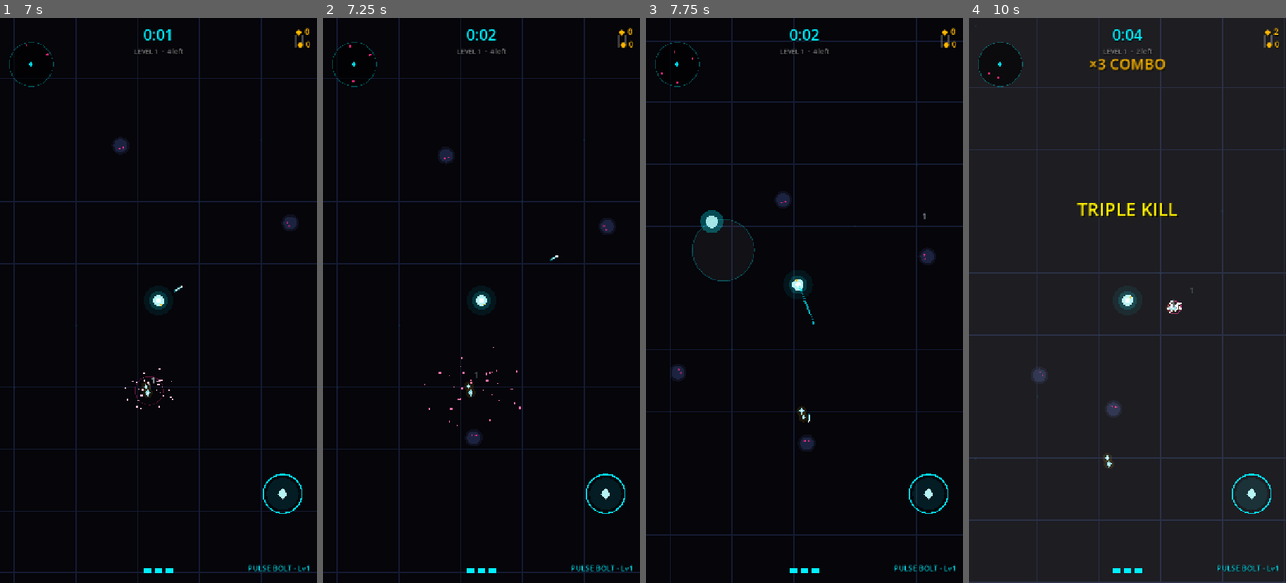
Above: before the commit, frames 1-4 (left to right).
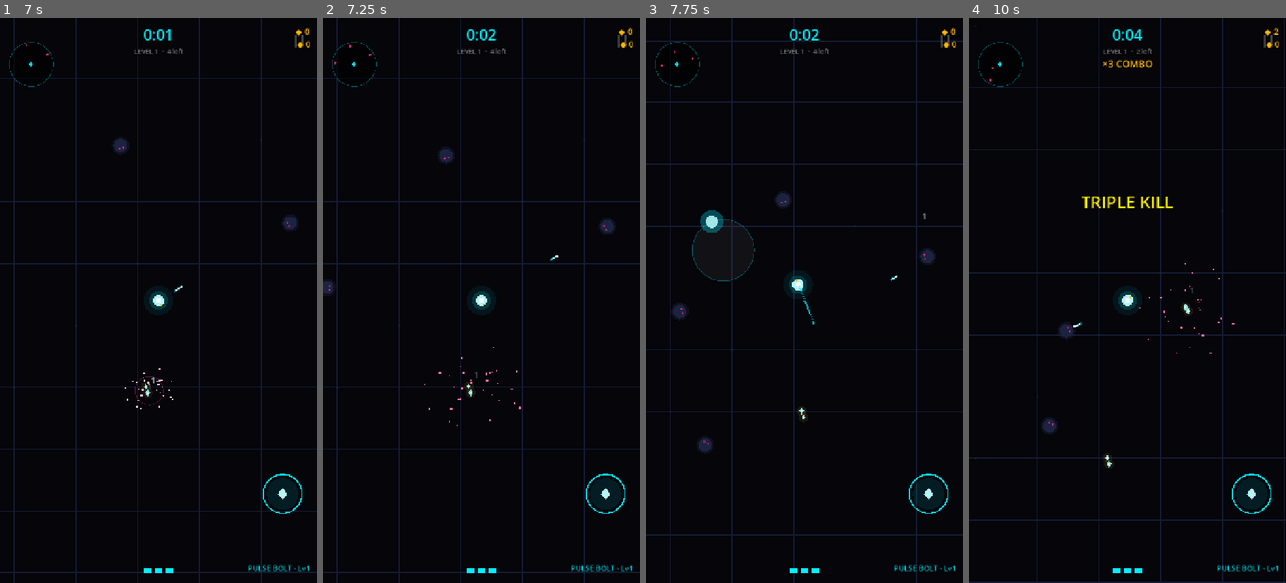
Above: after the commit, the same moments.

Repository: arvanidh/afterglow
Game: Godot game, scene res://scenes/boot.tscn
The game is run twice, just before and just after one commit, with the same random seed, the same clock (stepped at 60 frames per second) and the same inputs.
Inputs (mouse positions are in pixels of both pictures, inside the frame that each line leads up to):
- Up to frame 1 (7 s): click "SHOP" at 0.5 s; click "SHOP" at 1.25 s; click "SHOP" at 2 s; click "BACK" at 2.75 s; click "HOW TO PLAY" at 3.5 s; click "GOT IT" at 4.25 s; tap Enter at 5 s; move the mouse to (228, 272) at 5.02 s; click (228, 272) at 5.17 s; drag from (95, 328) to (142, 413) at 5.77 s; move the mouse to (190, 176) at 6.52 s; click (190, 176) at 6.67 s
- Up to frame 2 (7.25 s): no input
- Up to frame 3 (7.75 s): drag from (788, 413) to (709, 215) at 7.27 s
- Up to frame 4 (10 s): move the mouse to (1222, 385) at 8.02 s; click (1222, 385) at 8.17 s; drag from (1032, 215) to (1079, 159) at 8.77 s; move the mouse to (1143, 300) at 9.52 s; click (1143, 300) at 9.67 s

Frame 1 is identical in both runs. In frame 2, 0.1% of the frame differs, in the area x 0-50%, y 7-76%; in frame 3, 0.3%; in frame 4, 2.0%, in the area x 6-98%, y 2-99%.

Commit message:
v0.0.13: pause fix + random powerups + 11 funny kill sounds
🔧 Pause: dim background no longer blocks buttons, uses ColorRect
  containers for reliable touch detection on RESUME/QUIT
🎁 Random powerups: spawn every 6-12s near player with sparkle effect
🔊 11 funny kill sounds: pop, splat, squeak, crunch, splat2, boing,
  squelch, honk, whomp, doh, oops — randomly picked each kill
  so it never gets repetitive

Diff:
--- a/game/autoload/audio.gd
+++ b/game/autoload/audio.gd
@@ -186,3 +186,25 @@
 		var step := floorf(u * 3.0)
 		var f: float = [1319.0, 1568.0, 2093.0][int(step)]
 		return sin(t * f * TAU) * 0.8 * _env(fposmod(u * 3.0, 1.0) * 0.999 + 0.001, 0.01, 3.0))
+
+	# Extra funny kill sounds
+	_streams["boing"] = _bake(0.18, func(t: float, u: float) -> float:
+		var f: float = lerpf(600.0, 180.0, u)
+		return sin(t * f * TAU) * 0.7 * _env(u, 0.003, 4.0))
+
+	_streams["squelch"] = _bake(0.15, func(t: float, u: float) -> float:
+		return (_noise() * 0.6 + sin(t * lerpf(350.0, 100.0, u) * TAU) * 0.4) * _env(u, 0.003, 5.0))
+
+	_streams["honk"] = _bake(0.22, func(t: float, u: float) -> float:
+		return (_square(t * 330.0 * TAU) * 0.5 + _saw(t * 440.0 * TAU) * 0.3) * _env(u, 0.01, 2.5))
+
+	_streams["whomp"] = _bake(0.30, func(t: float, u: float) -> float:
+		var f: float = lerpf(120.0, 40.0, u)
+		return sin(t * f * TAU) * 0.8 * _env(u, 0.005, 2.0))
+
+	_streams["doh"] = _bake(0.25, func(t: float, u: float) -> float:
+		var f: float = lerpf(800.0, 250.0, pow(u, 0.7))
+		return sin(t * f * TAU) * 0.7 * _env(u, 0.004, 3.0))
+
+	_streams["oops"] = _bake(0.14, func(t: float, u: float) -> float:
+		return sin(t * lerpf(1200.0, 400.0, u) * TAU) * 0.6 * _env(u, 0.002, 6.0))
--- a/game/scenes/arena.gd
+++ b/game/scenes/arena.gd
@@ -42,6 +42,7 @@
 # director
 var _spawn_queue: Array[int] = []
 var _spawn_timer := 1.0
+var _powerup_timer := 8.0
 var _between_timer := 0.0
 var _in_between := false
 var _clear_drop_flip := false
@@ -169,6 +170,31 @@
 	if _spawn_timer <= 0.0 and not _spawn_queue.is_empty():
 		_spawn_timer = clampf(0.55 - level * 0.03, 0.15, 0.55)
 		_spawn_one(_spawn_queue.pop_back())
+	# Periodic random powerup spawn on screen
+	_powerup_timer -= delta
+	if _powerup_timer <= 0.0 and not _ending:
+		_powerup_timer = randf_range(6.0, 12.0)
+		var angle := rng.randf() * TAU
+		var dist := randf_range(200.0, 350.0)
+		var drop_pos := player.global_position + Vector2.from_angle(angle) * dist
+		_acquire_pickup().spawn(_random_orb_kind(), drop_pos)
+		# Small sparkle effect
+		var p := CPUParticles2D.new()
+		p.position = world.to_local(drop_pos)
+		p.one_shot = true
+		p.emitting = true
+		p.amount = 12
+		p.lifetime = 0.4
+		p.explosiveness = 1.0
+		p.spread = 180.0
+		p.gravity = Vector2.ZERO
+		p.initial_velocity_min = 30.0
+		p.initial_velocity_max = 80.0
+		p.scale_amount_min = 1.0
+		p.scale_amount_max = 3.0
+		p.color = Color(1.0, 0.72, 0.0, 0.7)
+		world.add_child(p)
+		get_tree().create_timer(0.6).timeout.connect(p.queue_free)
 	if _spawn_queue.is_empty() and _alive_enemies() == 0 and not get_tree().paused:
 		_level_cleared()
 
@@ -560,18 +586,9 @@
 	await get_tree().create_timer(0.06, true, false, true).timeout
 	Engine.time_scale = 1.0
 	hud.flash_kill()
-	# Funny kill sound per enemy type
-	match e.kind:
-		ShadowEnemy.Kind.SWARMLET:
-			Audio.play("pop", -3.0)
-		ShadowEnemy.Kind.SHADE:
-			Audio.play("splat", -4.0)
-		ShadowEnemy.Kind.SPITTER:
-			Audio.play("squeak", -3.0)
-		ShadowEnemy.Kind.BRUTE:
-			Audio.play("crunch", -2.0)
-		_:
-			Audio.play("splat2", -4.0)
+	# Funny kill sound — random from a big pool so it never gets repetitive
+	var _funny_pool: Array[String] = ["pop", "splat", "squeak", "crunch", "splat2", "boing", "squelch", "honk", "whomp", "doh", "oops"]
+	Audio.play(_funny_pool[rng.randi_range(0, _funny_pool.size() - 1)], -3.0)
 	if e.kind == ShadowEnemy.Kind.BRUTE:
 		Audio.play("thud", -2.0)
 		shake(8.0)
--- a/game/scenes/ui/hud.gd
+++ b/game/scenes/ui/hud.gd
@@ -216,16 +216,15 @@
 		_pause_overlay.queue_free()
 	_pause_overlay = Control.new()
 	_pause_overlay.set_anchors_preset(Control.PRESET_FULL_RECT)
-	_pause_overlay.mouse_filter = Control.MOUSE_FILTER_STOP
 	var layer := CanvasLayer.new()
 	layer.layer = 22
 	layer.add_child(_pause_overlay)
 	add_child(layer)
-	# Dim
+	# Dim — IGNORE touches so buttons behind it receive input
 	var dim := ColorRect.new()
 	dim.color = Color(0.01, 0.01, 0.03, 0.78)
 	dim.set_anchors_preset(Control.PRESET_FULL_RECT)
-	dim.mouse_filter = Control.MOUSE_FILTER_STOP
+	dim.mouse_filter = Control.MOUSE_FILTER_IGNORE
 	_pause_overlay.add_child(dim)
 	# PAUSED title
 	var title := Label.new()
@@ -239,12 +238,13 @@
 	title.offset_bottom = -60
 	title.offset_left = -150
 	title.offset_right = 150
+	title.mouse_filter = Control.MOUSE_FILTER_IGNORE
 	_pause_overlay.add_child(title)
-	# RESUME
+	# RESUME button — transparent bg rect behind label for reliable touch
 	var resume := _make_pause_btn("RESUME", CYAN, -30)
 	resume.gui_input.connect(_on_resume_pressed)
 	_pause_overlay.add_child(resume)
-	# QUIT TO MENU
+	# QUIT TO MENU button
 	var quitb := _make_pause_btn("QUIT TO MENU", Color(1.0, 0.45, 0.2), 60)
 	quitb.gui_input.connect(_on_quit_pressed)
 	_pause_overlay.add_child(quitb)
@@ -258,20 +258,27 @@
 		get_tree().paused = false
 		get_tree().change_scene_to_file("res://scenes/boot.tscn")
 
-func _make_pause_btn(text: String, col: Color, y_off: float) -> Label:
-	var btn := Label.new()
-	btn.text = text
-	btn.horizontal_alignment = HORIZONTAL_ALIGNMENT_CENTER
-	btn.add_theme_font_size_override("font_size", 30)
-	btn.add_theme_color_override("font_color", col)
-	btn.add_theme_color_override("font_shadow_color", Color(0, 0, 0, 0.8))
-	btn.set_anchors_preset(Control.PRESET_CENTER)
-	btn.offset_top = y_off
-	btn.offset_bottom = y_off + 50
-	btn.offset_left = -140
-	btn.offset_right = 140
-	btn.mouse_filter = Control.MOUSE_FILTER_STOP
-	return btn
+func _make_pause_btn(text: String, col: Color, y_off: float) -> ColorRect:
+	# Use ColorRect as container — reliably catches touches
+	var container := ColorRect.new()
+	container.color = Color(col.r, col.g, col.b, 0.15)
+	container.set_anchors_preset(Control.PRESET_CENTER)
+	container.offset_top = y_off
+	container.offset_bottom = y_off + 55
+	container.offset_left = -150
+	container.offset_right = 150
+	container.mouse_filter = Control.MOUSE_FILTER_STOP
+	var lbl := Label.new()
+	lbl.text = text
+	lbl.horizontal_alignment = HORIZONTAL_ALIGNMENT_CENTER
+	lbl.vertical_alignment = VERTICAL_ALIGNMENT_CENTER
+	lbl.add_theme_font_size_override("font_size", 30)
+	lbl.add_theme_color_override("font_color", col)
+	lbl.add_theme_color_override("font_shadow_color", Color(0, 0, 0, 0.8))
+	lbl.set_anchors_preset(Control.PRESET_FULL_RECT)
+	lbl.mouse_filter = Control.MOUSE_FILTER_IGNORE
+	container.add_child(lbl)
+	return container
 
 func _hide_pause_overlay() -> void:
 	if _pause_overlay != null:
